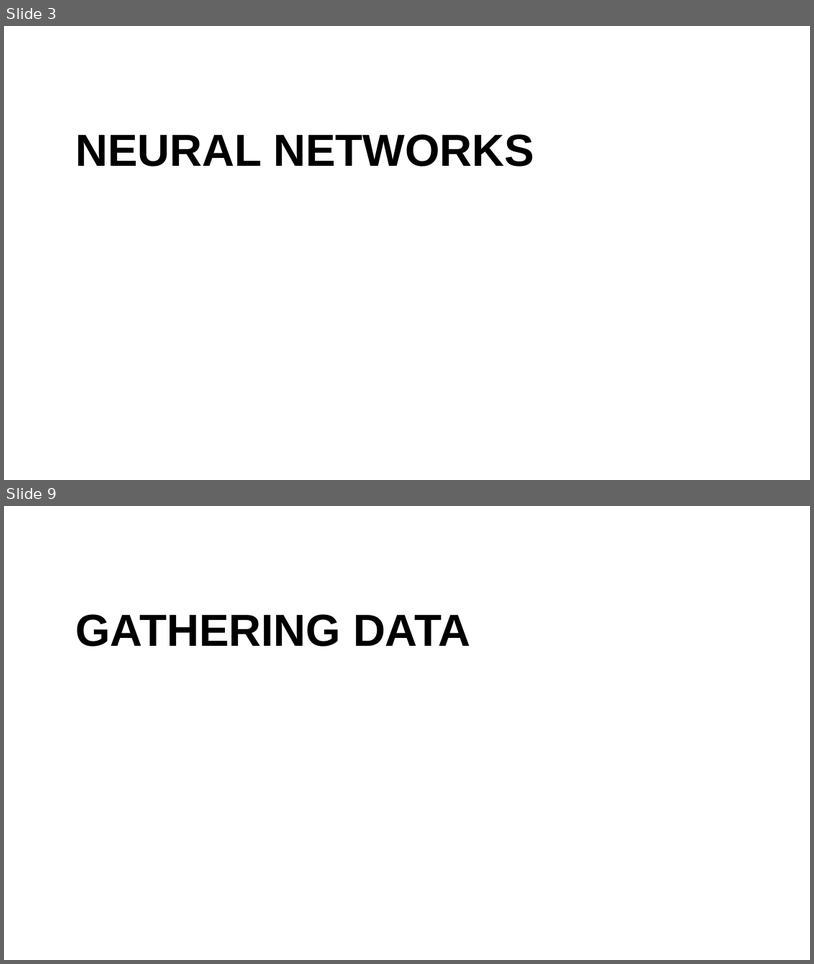
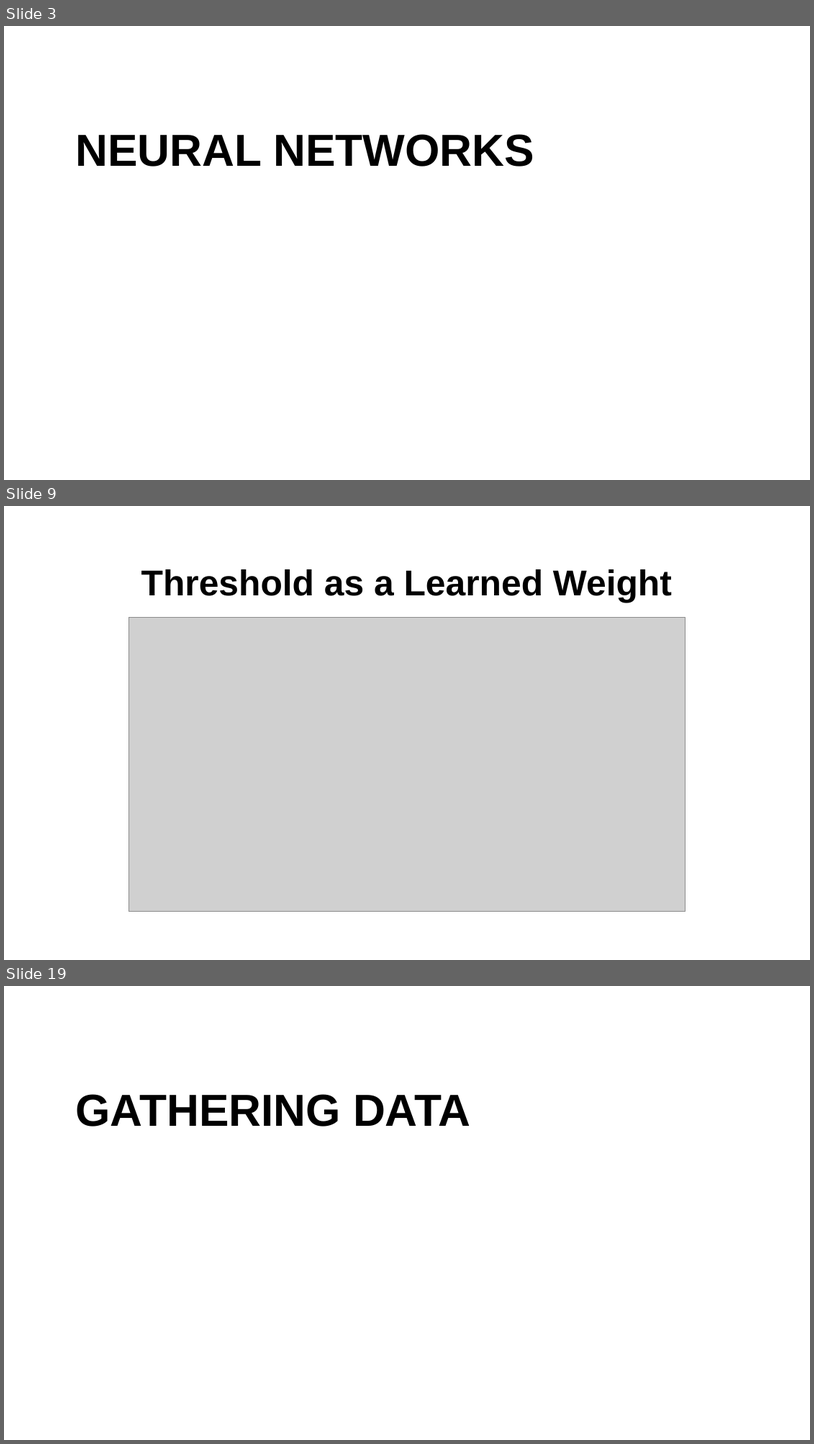
Before and after one commit to fbsmith/sciantix-official, a slide deck: presentations/2026-02-20.pptx. Shown one above the other, each under a label of ours: slides 3 and 9 before the commit, slides 3, 9 and 19 after it; the slides between them are not shown. The pictures are 814x964 and 814x1444 pixels, drawn with LibreOffice and Linux fonts; fonts in the diff are those of the drawing; grey boxes stand for pictures; background and template pictures are left out. Boxes give left, top, right and bottom in pixels: in the first picture for what was removed or moved away, otherwise in the second. Text is boxed around its words. In the diff, an @@ line names an element or a change of style, - is before the commit and + after.

```diff
--- a/presentations/2026-02-20.pptx
+++ b/presentations/2026-02-20.pptx
@@ slide 9 added at [4, 506, 810, 960], background #FFFFFF @@
@@ title added at [142, 569, 672, 603], 32 pt, text #000000, bold @@
+Threshold as a Learned Weight
@@ picture added at [129, 618, 685, 911] @@
@@ what was slide 9 is now slide 19 @@
```
Also in this commit, not shown: 2 slides changed, 12 other slides added, 3 slides removed, 6 other files.
